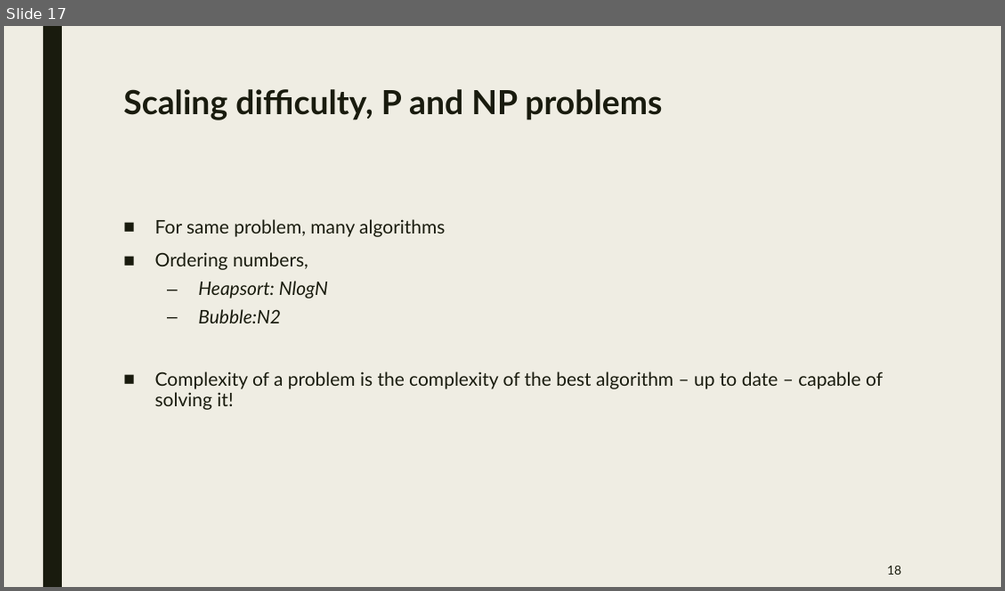
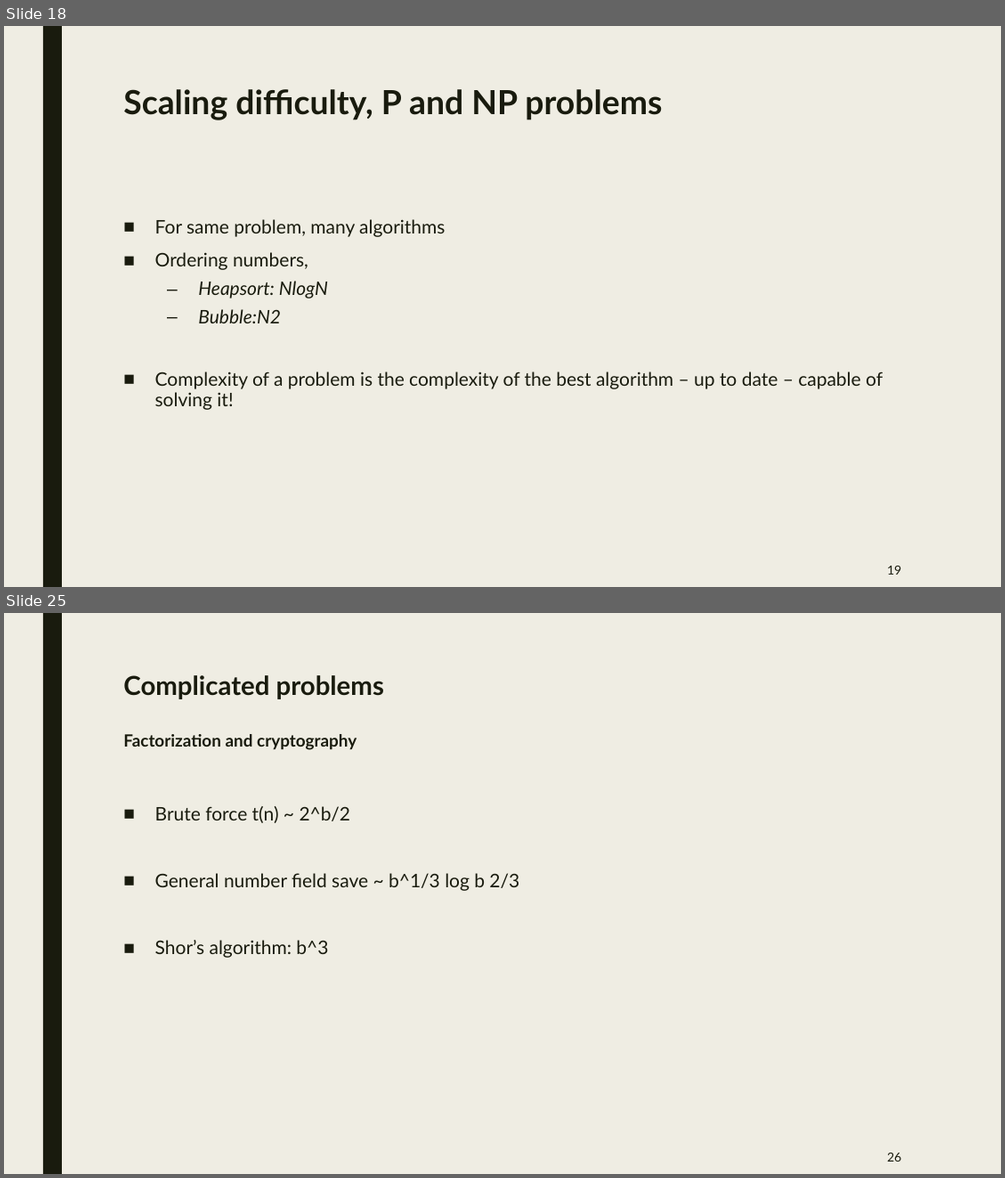
Before and after one commit to jurtasun/presentations, a slide deck: 202306_LMS_Complexity/202306_LMS_Complexity.ppt. Shown one above the other, each under a label of ours: slide 17 before the commit, slides 18 and 25 after it; the slides between them are not shown. The pictures are 1005x591 and 1005x1178 pixels, drawn with LibreOffice and Linux fonts; fonts in the diff are those of the drawing. Boxes give left, top, right and bottom in pixels: in the first picture for what was removed or moved away, otherwise in the second. Text is boxed around its words. In the diff, an @@ line names an element or a change of style, - is before the commit and + after.

```diff
--- a/202306_LMS_Complexity/202306_LMS_Complexity.ppt
+++ b/202306_LMS_Complexity/202306_LMS_Complexity.ppt
@@ slide 25 added at (4, 613, 1001, 1174), background #EFEDE3; not listed: 1 template element that a slide beside it also shows @@
@@ title added at (123, 675, 384, 750), 16.2 pt, text #191B0E, bold @@
+Complicated problems
+Factorization and cryptography
@@ text added at (155, 806, 519, 957), 18 pt, text #191B0E @@
+■ Brute force t(n) ~ 2^b/2
+■ General number field save ~ b^1/3 log b 2/3
+■ Shor’s algorithm: b^3
@@ page number added at (887, 1152, 901, 1161), 12 pt, text #191B0E @@
+26
@@ what was slide 17 is now slide 18 @@
@@ page number at (887, 565, 901, 574): text changed @@
-18
+19
```
Also in this commit, not shown: 2 slides changed, 13 other slides added, 4 slides removed, 1 other file.
